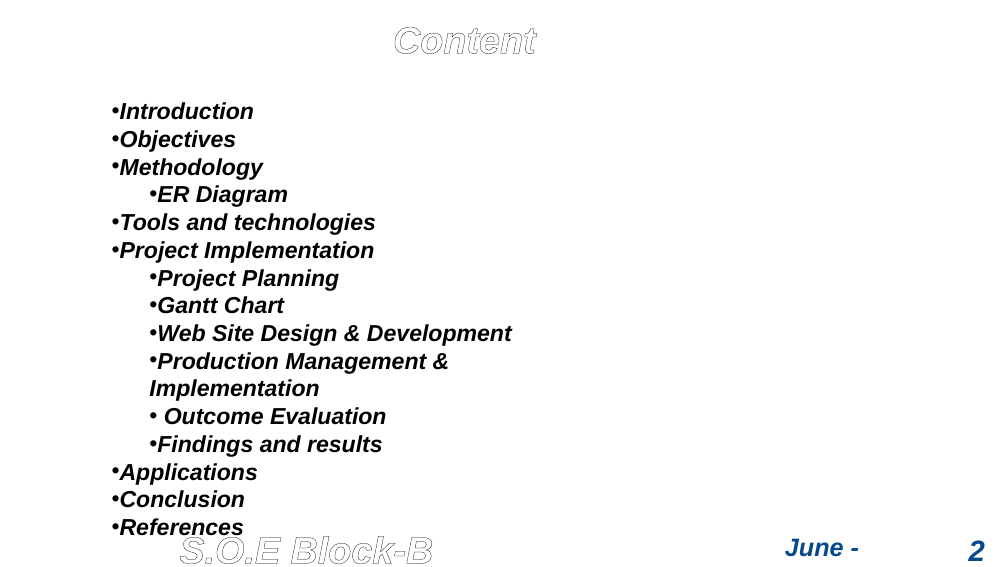
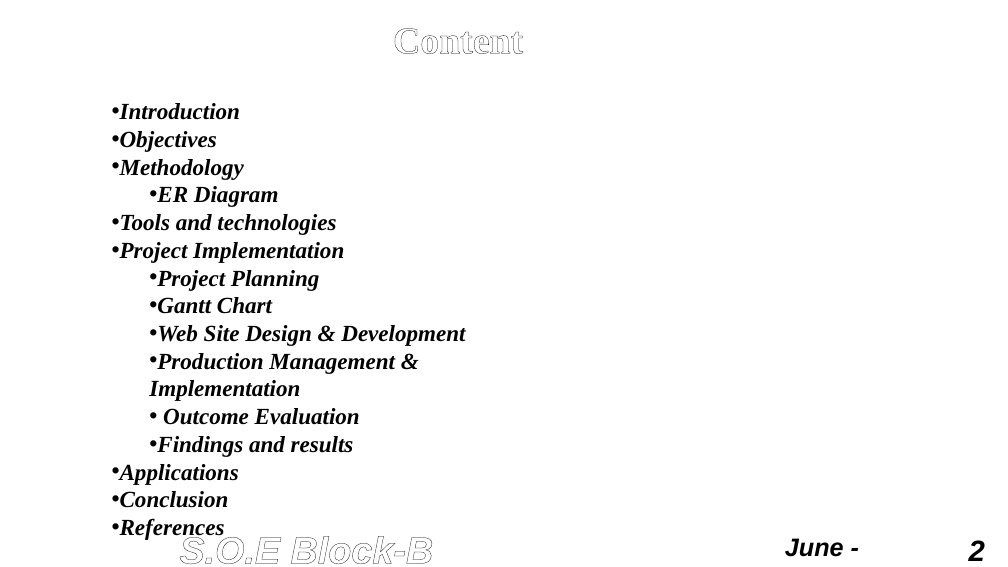
Before and after one commit to Sobit9/j, a slide deck: slide 2 of presentation.pptx (slide 3 before the commit). Drawn at 1008x567 pixels with LibreOffice and Linux fonts; fonts in the diff are those of the drawing; background and template pictures are left out. Boxes give left, top, right and bottom in pixels: in the first picture for what was removed or moved away, otherwise in the second. Text is boxed around its words. In the diff, an @@ line names an element or a change of style, - is before the commit and + after.

```diff
--- a/presentation.pptx
+++ b/presentation.pptx
@@ text "Content" at (393, 28, 523, 54): font Arial to Times New Roman, italic off @@
@@ text "Introduction" at (120, 103, 465, 508): font Arial to Times New Roman @@
@@ text "June - 2022" at (785, 538, 844, 557): text colour #06498C to #000000 @@
@@ text "2" at (969, 540, 985, 561): text colour #06498C to #000000 @@
```
Also in this commit, not shown: 15 other slides changed, 1 slide removed, 7 other files.
